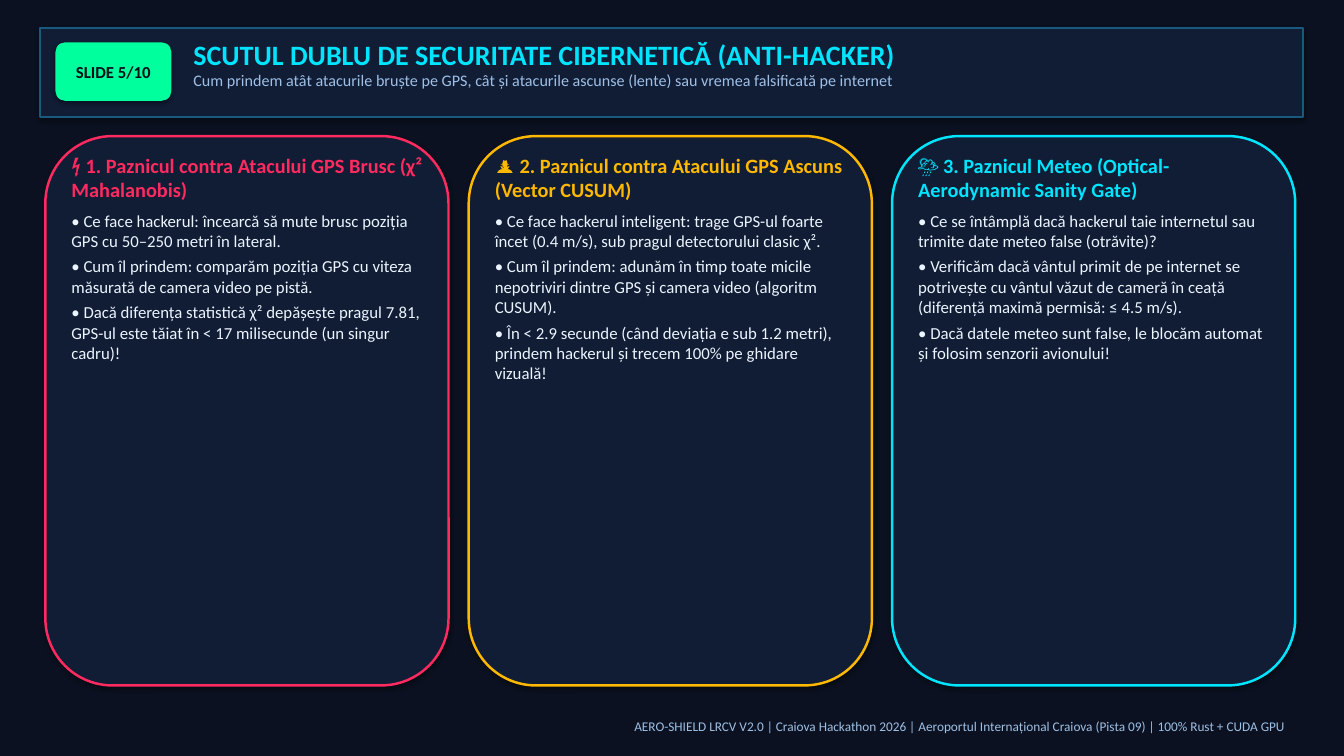
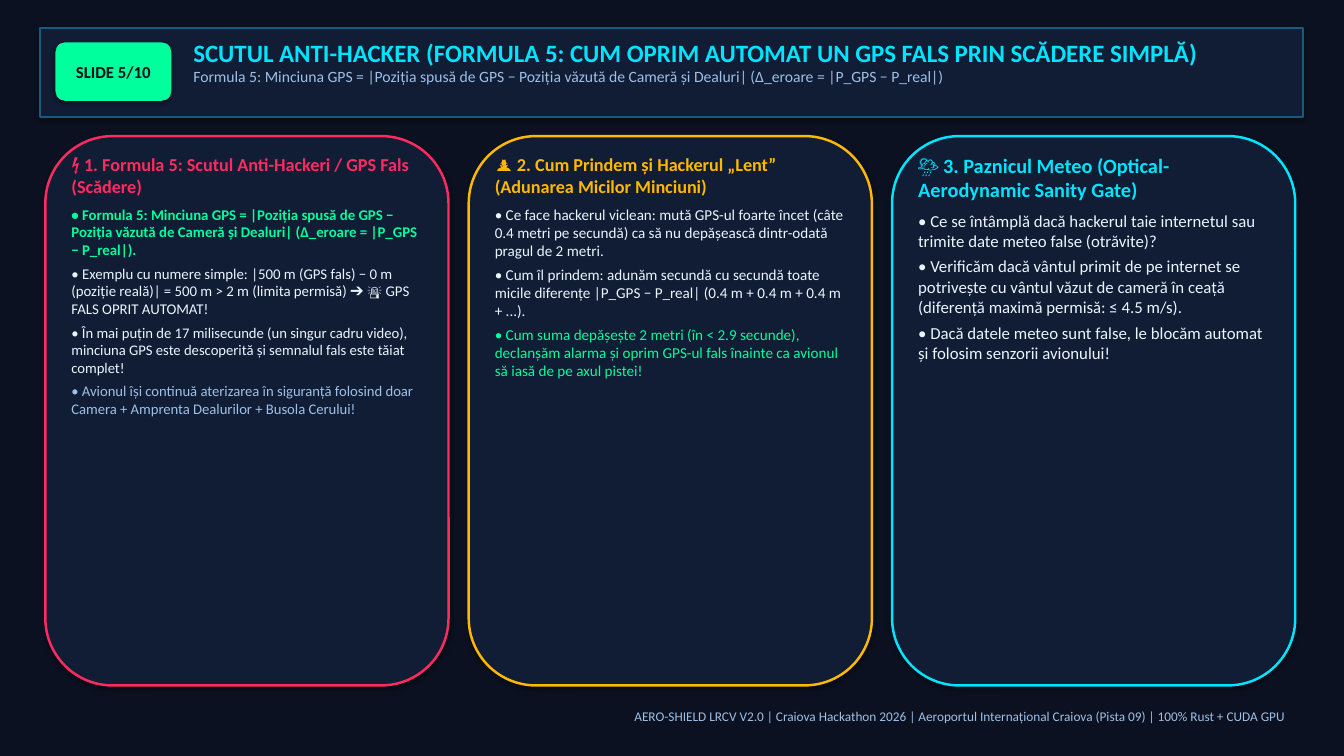
Before and after one commit to petreleon/Craiova-Hackathon-2026, a slide deck: slide 5 of AERO_SHIELD_Craiova_Hackathon_2026.pptx. Drawn at 1344x756 pixels with LibreOffice and Linux fonts; fonts in the diff are those of the drawing. Boxes give left, top, right and bottom in pixels: in the first picture for what was removed or moved away, otherwise in the second. Text is boxed around its words. In the diff, an @@ line names an element or a change of style, - is before the commit and + after.

Commit message:
fix(ui-canvas-math): eliminate canvas text clipping/overlap with HTML legends + usedRects collision guard and add 5 intuitive numerical formulas across all 6 pages and PPTX

```diff
--- a/AERO_SHIELD_Craiova_Hackathon_2026.pptx
+++ b/AERO_SHIELD_Craiova_Hackathon_2026.pptx
@@ text at (x1=193, y1=41, x2=1197, y2=85): text changed; size 11.5 to 11.2 pt @@
-SCUTUL DUBLU DE SECURITATE CIBERNETICĂ (ANTI-HACKER)
-Cum prindem atât atacurile bruște pe GPS, cât și atacurile ascunse (lente) sau vremea falsificată pe internet
+SCUTUL ANTI-HACKER (FORMULA 5: CUM OPRIM AUTOMAT UN GPS FALS PRIN SCĂDERE SIMPLĂ)
+Formula 5: Minciuna GPS = |Poziția spusă de GPS − Poziția văzută de Cameră și Dealuri| (Δ_eroare = |P_GPS − P_real|)
@@ text at (x1=71, y1=158, x2=418, y2=417): text changed; size 12 to 10.6 pt @@
-⚡ 1. Paznicul contra Atacului GPS Brusc (χ² Mahalanobis)
-• Ce face hackerul: încearcă să mute brusc poziția GPS cu 50–250 metri în lateral.
-• Cum îl prindem: comparăm poziția GPS cu viteza măsurată de camera video pe pistă.
-• Dacă diferența statistică χ² depășește pragul 7.81, GPS-ul este tăiat în < 17 milisecunde (un singur cadru)!
+⚡ 1. Formula 5: Scutul Anti-Hackeri / GPS Fals (Scădere)
+• Formula 5: Minciuna GPS = |Poziția spusă de GPS − Poziția văzută de Cameră și Dealuri| (Δ_eroare = |P_GPS − P_real|).
+• Exemplu cu numere simple: |500 m (GPS fals) − 0 m (poziție reală)| = 500 m > 2 m (limita permisă) ➔ 🚨 GPS FALS OPRIT AUTOMAT!
+• În mai puțin de 17 milisecunde (un singur cadru video), minciuna GPS este descoperită și semnalul fals este tăiat complet!
+• Avionul își continuă aterizarea în siguranță folosind doar Camera + Amprenta Dealurilor + Busola Cerului!
@@ text at (x1=495, y1=158, x2=843, y2=379): text changed; size 12 to 10.8 pt @@
-🕵️ 2. Paznicul contra Atacului GPS Ascuns (Vector CUSUM)
-• Ce face hackerul inteligent: trage GPS-ul foarte încet (0.4 m/s), sub pragul detectorului clasic χ².
-• Cum îl prindem: adunăm în timp toate micile nepotriviri dintre GPS și camera video (algoritm CUSUM).
-• În < 2.9 secunde (când deviația e sub 1.2 metri), prindem hackerul și trecem 100% pe ghidare vizuală!
+🕵️ 2. Cum Prindem și Hackerul „Lent” (Adunarea Micilor Minciuni)
+• Ce face hackerul viclean: mută GPS-ul foarte încet (câte 0.4 metri pe secundă) ca să nu depășească dintr-odată pragul de 2 metri.
+• Cum îl prindem: adunăm secundă cu secundă toate micile diferențe |P_GPS − P_real| (0.4 m + 0.4 m + 0.4 m + ...).
+• Cum suma depășește 2 metri (în < 2.9 secunde), declanșăm alarma și oprim GPS-ul fals înainte ca avionul să iasă de pe axul pistei!
@@ text "AERO-SHIELD LRCV V2.0 | Craiova ..." moved from (x1=634, y1=721, x2=1285, y2=734) to (x1=634, y1=711, x2=1285, y2=724) @@
```
Also in this commit, not shown: 9 other slides changed, 9 other files.
